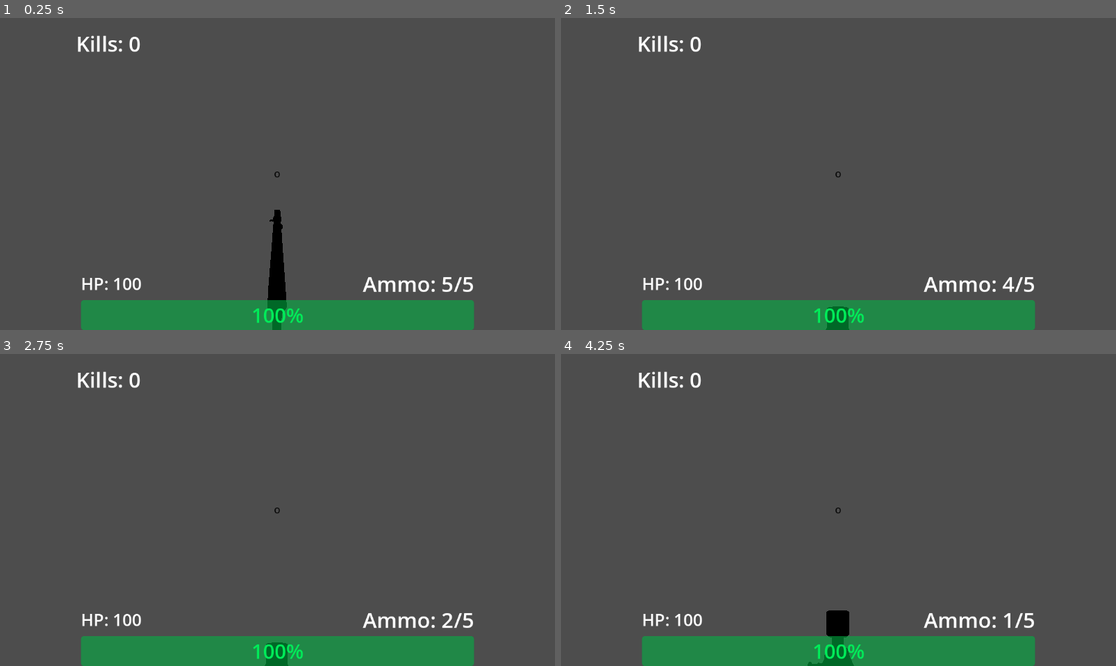
Above: before the commit, frames 1-4 (two rows, left to right).
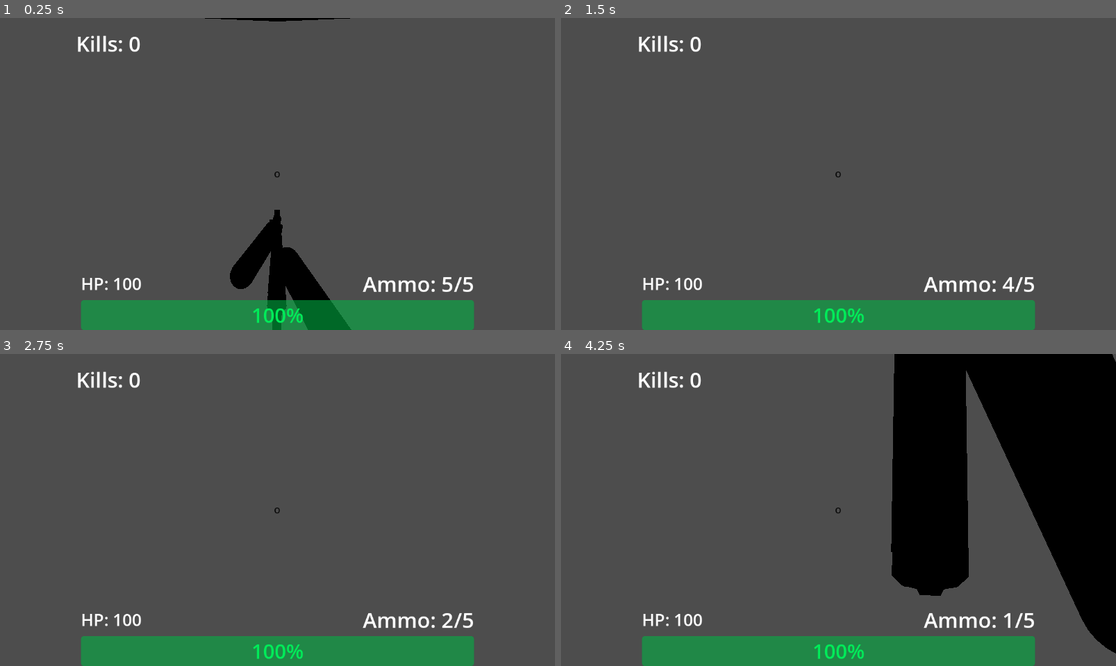
Above: after the commit, the same moments.

Repository: SaebyulH/multiplayer-game
Game: Godot game, scene res://Player.tscn
Two runs of this game, one before a commit and one after it. Both use one fixed random seed, a clock stepped at 60 frames per second and the inputs below. This scene is started directly instead of the project's main scene.
Inputs (mouse positions are in pixels of both pictures, inside the frame that each line leads up to):
- Up to frame 1 (0.25 s): no input
- Up to frame 2 (1.5 s): move the mouse to (866, 174) at 0.52 s; press the mouse at (866, 174) at 0.53 s; hold W (forward) from 0.53 s (still down); tap Space (jump) at 0.77 s; move the mouse to (810, 174) at 1.27 s; release the mouse at (810, 174) at 1.28 s; right-click (810, 174) at 1.35 s
- Up to frame 3 (2.75 s): keep holding W (forward); tap Space (jump) at 1.52 s; click (249, 510) at 1.55 s; move the mouse to (288, 503) at 2.02 s; press the mouse at (288, 503) at 2.03 s
- Up to frame 4 (4.25 s): keep holding W (forward); move the mouse to (832, 516) at 2.77 s; release the mouse at (832, 516) at 2.78 s; tap Mouse wheel down (weapon_next) at 2.85 s; tap Space (jump) at 3.02, 3.77 s; click (832, 516) at 3.05 s; tap Enter at 3.5 s; move the mouse to (877, 513) at 3.52 s; hold Mouse wheel up (weapon_prev) from 3.53 s (still down); click (877, 513) at 3.8 s

The runs differ from the first frame. In frame 1, 2.5% of the frame differs, in the area x 36-64%, y 0-100%; in frame 2, 0.2%; in frame 3, 0.2%; in frame 4, 26%, in the area x 44-100%, y 0-100%.

Commit message:
fixed some things

Diff:
--- a/Player.tscn
+++ b/Player.tscn
@@ -7,13 +7,11 @@
 [ext_resource type="PackedScene" uid="uid://dgonpuubl7xqa" path="res://sniper.tscn" id="3_tdg3f"]
 [ext_resource type="PackedScene" uid="uid://dcwoh2ee3wly2" path="res://shotgun.tscn" id="4_dtqjt"]
 [ext_resource type="AudioStream" uid="uid://cklt78jqh12d7" path="res://critical-hit-sounds-effect.mp3" id="4_tdg3f"]
-[ext_resource type="PackedScene" uid="uid://b5bdhcpoppi5y" path="res://rocket_launcher.tscn" id="5_5ncpa"]
 
 [sub_resource type="CapsuleShape3D" id="CapsuleShape3D_0rwas"]
 
 [sub_resource type="StandardMaterial3D" id="StandardMaterial3D_kpjcp"]
 albedo_color = Color(0.38735604, 0, 0.14073187, 1)
-emission_enabled = true
 emission = Color(0.7293818, 0.55274343, 0.20701948, 1)
 emission_energy_multiplier = 7.31
 
@@ -22,13 +20,21 @@
 
 [sub_resource type="StandardMaterial3D" id="StandardMaterial3D_cxr5p"]
 albedo_color = Color(1, 0.35684806, 0.5079961, 1)
-emission_enabled = true
 emission = Color(0.97597724, 0.3642801, 0.34752083, 1)
 emission_energy_multiplier = 16.0
 
 [sub_resource type="CapsuleMesh" id="CapsuleMesh_cxr5p"]
 radius = 0.25
 height = 0.5
+
+[sub_resource type="StandardMaterial3D" id="StandardMaterial3D_5ncpa"]
+albedo_color = Color(0, 0, 0, 1)
+emission = Color(0.97597724, 0.3642801, 0.34752083, 1)
+emission_energy_multiplier = 16.0
+
+[sub_resource type="StandardMaterial3D" id="StandardMaterial3D_dtqjt"]
+albedo_color = Color(0.25565878, 0.25565878, 0.25565878, 1)
+metallic = 1.0
 
 [sub_resource type="SphereShape3D" id="SphereShape3D_cxr5p"]
 radius = 0.34756088
@@ -55,10 +61,13 @@
 properties/5/path = NodePath("Head/GunSocket/Gun:visible")
 properties/5/spawn = true
 properties/5/replication_mode = 1
+properties/6/path = NodePath("Head/GunSocket/Shotgun:visible")
+properties/6/spawn = true
+properties/6/replication_mode = 1
 
 [node name="Player" type="CharacterBody3D" unique_id=1040195153 node_paths=PackedStringArray("guns")]
 script = ExtResource("1_xhfnw")
-guns = [NodePath("Head/GunSocket/Sniper"), NodePath("Head/GunSocket/Gun"), NodePath("Head/GunSocket/Shotgun"), NodePath("Head/GunSocket/RocketLauncher")]
+guns = [NodePath("Head/GunSocket/Sniper"), NodePath("Head/GunSocket/Gun"), NodePath("Head/GunSocket/Shotgun")]
 
 [node name="CollisionShape3D" type="CollisionShape3D" parent="." unique_id=2097299770]
 shape = SubResource("CapsuleShape3D_0rwas")
@@ -73,6 +82,16 @@
 material_override = SubResource("StandardMaterial3D_cxr5p")
 mesh = SubResource("CapsuleMesh_cxr5p")
 
+[node name="EyeRight" type="MeshInstance3D" parent="." unique_id=1100476758]
+transform = Transform3D(0.18413943, 0, 0, 0, 0.18413943, 0, 0, 0, 0.18413943, 0.11629483, 0.764, -0.2232976)
+material_override = SubResource("StandardMaterial3D_5ncpa")
+mesh = SubResource("CapsuleMesh_cxr5p")
+
+[node name="EyeLeft" type="MeshInstance3D" parent="." unique_id=297424843]
+transform = Transform3D(0.18413943, 0, 0, 0, 0.18413943, 0, 0, 0, 0.18413943, -0.116, 0.764, -0.223)
+material_override = SubResource("StandardMaterial3D_5ncpa")
+mesh = SubResource("CapsuleMesh_cxr5p")
+
 [node name="Head" type="Node3D" parent="." unique_id=310579590]
 transform = Transform3D(1, 0, 0, 0, 1, 0, 0, 0, 1, 0, 0.731, 0)
 
@@ -87,12 +106,19 @@
 [node name="Gun" parent="Head/GunSocket" unique_id=235050932 instance=ExtResource("2_tdg3f")]
 transform = Transform3D(1, 0, 0, 0, 1, 0, 0, 0, 1, 0.0028017762, 0, 0.0015054939)
 visible = false
+crit = 3.0
 
 [node name="Shotgun" parent="Head/GunSocket" unique_id=990368423 instance=ExtResource("4_dtqjt")]
 visible = false
 
-[node name="RocketLauncher" parent="Head/GunSocket" unique_id=1499229624 instance=ExtResource("5_5ncpa")]
-visible = false
+[node name="CSGSphere3D" type="CSGSphere3D" parent="Head" unique_id=1181435837]
+transform = Transform3D(0.5719682, 0, 0, 0, 0.45309138, -0.34907854, 0, 0.34907854, 0.45309138, 0, 0.013333321, 0.01673007)
+material = SubResource("StandardMaterial3D_dtqjt")
+
+[node name="CSGBox3D" type="CSGBox3D" parent="Head/CSGSphere3D" unique_id=950704948]
+transform = Transform3D(1, 0, 0, 0, 1, 0, 0, 0, 1, 0, -0.23950195, 0)
+operation = 2
+size = Vector3(1, 0.5209961, 1)
 
 [node name="CanvasLayer" type="CanvasLayer" parent="." unique_id=1728018687]
 
--- a/gun.tscn
+++ b/gun.tscn
@@ -102,6 +102,15 @@
 properties/1/spawn = true
 properties/1/replication_mode = 1
 
+[sub_resource type="StandardMaterial3D" id="StandardMaterial3D_kw0bs"]
+albedo_color = Color(0.38735604, 0, 0.14073187, 1)
+emission = Color(0.7293818, 0.55274343, 0.20701948, 1)
+emission_energy_multiplier = 7.31
+
+[sub_resource type="CapsuleMesh" id="CapsuleMesh_8iju2"]
+radius = 0.065
+height = 0.52
+
 [node name="Gun" type="Node3D" unique_id=345758277]
 script = ExtResource("1_xcl07")
 crit = 5.0
@@ -131,3 +140,13 @@
 
 [node name="Sketchfab_Scene" parent="Node3D" unique_id=300043714 instance=ExtResource("2_kw0bs")]
 transform = Transform3D(-4.371139e-11, 0, 0.001, 0, 0.001, 0, -0.001, 0, -4.371139e-11, -0.0001089424, -0.07519734, -0.6976277)
+
+[node name="MeshInstance3D" type="MeshInstance3D" parent="Node3D" unique_id=2120421383]
+transform = Transform3D(4.5212326, -2.1008468, 0.3806524, 0.33226603, 1.5729147, 4.7345057, -2.109041, -4.255865, 1.5619109, 0.6736475, -0.5886758, 0.37791765)
+material_override = SubResource("StandardMaterial3D_kw0bs")
+mesh = SubResource("CapsuleMesh_8iju2")
+
+[node name="MeshInstance3D2" type="MeshInstance3D" parent="Node3D" unique_id=1779344557]
+transform = Transform3D(4.448141, 2.0552557, -0.99497366, 0.33226603, 1.5729147, 4.7345057, 2.2591248, -4.278068, 1.2627313, -0.5430491, -0.5886759, 0.25666076)
+material_override = SubResource("StandardMaterial3D_kw0bs")
+mesh = SubResource("CapsuleMesh_8iju2")
--- a/player.gd
+++ b/player.gd
@@ -6,7 +6,7 @@
 # CS-like movement tuning
 const MAX_SPEED := 8.0
 const ACCEL := 40.0
-const AIR_ACCEL := 0.0
+const AIR_ACCEL := 4.0
 const FRICTION := 10.0
 const STOP_SPEED := 1.5
 var coyote_timer := 0.0
@@ -14,6 +14,19 @@
 var current_gun_index := 0
 var current_gun: Gun
 var movement_direction
+
+
+# Spread / inaccuracy
+var spread := 0.0
+var shoot_spread := 0.0
+
+const BASE_SPREAD := 0.002
+const MOVE_SPREAD := 0.2
+const AIR_SPREAD := 0.025
+const SHOOT_SPREAD_ADD := 0.5
+const SPREAD_DECAY := 4.0
+
+
 # Mouse
 const MOUSE_SENS_X: float = 0.002
 const MOUSE_SENS_Y: float = 0.002
@@ -72,6 +85,8 @@
 	# Hide own model only for the owning client
 	if is_multiplayer_authority():
 		mesh.visible = false
+		$EyeRight.visible = false
+		$EyeLeft.visible = false
 
 	if is_multiplayer_authority():
 		camera.make_current()
@@ -220,8 +235,42 @@
 	else:
 		if Input.is_action_just_pressed("shoot") and can_shoot:
 			_shoot()
-
+	_update_spread(delta)
+	_apply_gun_spread()
 	move_and_slide()
+
+
+func _update_spread(delta):
+	# movement-based spread
+	var horizontal_speed = Vector3(velocity.x, 0, velocity.z).length()
+	var move_factor = clamp(horizontal_speed / MAX_SPEED, 0.0, 1.0)
+
+	var target_spread = BASE_SPREAD + move_factor * MOVE_SPREAD
+
+	if not is_on_floor():
+		target_spread += AIR_SPREAD
+
+	# combine with shooting spread
+	spread = target_spread + shoot_spread
+
+	# decay shooting spread
+	shoot_spread = max(shoot_spread - SPREAD_DECAY * delta, 0.0)
+
+	if movement_direction == Vector3.ZERO and is_on_floor():
+		shoot_spread = max(shoot_spread - SPREAD_DECAY * delta * 2.0, 0.0)
+
+func _apply_gun_spread():
+	if not gun_socket:
+		return
+
+	# small random offsets
+	var x = randf_range(-spread, spread)
+	var y = randf_range(-spread, spread)
+
+	# apply rotation (pitch + yaw)
+	gun_socket.rotation.x = lerp(gun_socket.rotation.x, x, 0.2)
+	gun_socket.rotation.y = lerp(gun_socket.rotation.y, y, 0.2)
+
 func _apply_friction(delta):
 	var speed = velocity.length()
 	if speed < 0.01:
@@ -274,6 +323,7 @@
 func _shoot():
 	if current_gun:
 		current_gun.shoot(self)
+		shoot_spread += SHOOT_SPREAD_ADD
 
 
 @rpc("any_peer", "call_local", "reliable")
--- a/shotgun.tscn
+++ b/shotgun.tscn
@@ -3,6 +3,15 @@
 [ext_resource type="Script" uid="uid://l6xlch4jtdhe" path="res://gun.gd" id="1_5bb75"]
 [ext_resource type="PackedScene" uid="uid://baesjaenr14ov" path="res://Double Deuce.fbx" id="2_5bb75"]
 [ext_resource type="PackedScene" uid="uid://bbc31s7tdy1pq" path="res://muzzle_flash.tscn" id="3_7oeqp"]
+
+[sub_resource type="StandardMaterial3D" id="StandardMaterial3D_7oeqp"]
+albedo_color = Color(0.38735604, 0, 0.14073187, 1)
+emission = Color(0.7293818, 0.55274343, 0.20701948, 1)
+emission_energy_multiplier = 7.31
+
+[sub_resource type="CapsuleMesh" id="CapsuleMesh_a8mn3"]
+radius = 0.065
+height = 0.52
 
 [sub_resource type="Animation" id="Animation_a8mn3"]
 length = 0.001
@@ -118,7 +127,7 @@
 collide_with_areas = true
 
 [node name="AttackRaycast2" type="RayCast3D" parent="Raycasts" unique_id=827576581]
-transform = Transform3D(0.9999999, 0, 0, 0, 0.9986075, -0.052754268, 0, 0.052754268, 0.9986075, 0, 0, 0)
+transform = Transform3D(0.9999999, 0, 0, 0, 0.99262464, -0.12122837, 0, 0.12122837, 0.99262464, 0, 0, 0)
 target_position = Vector3(0, 0, -1000)
 collision_mask = 2
 collide_with_areas = true
@@ -130,37 +139,37 @@
 collide_with_areas = true
 
 [node name="AttackRaycast4" type="RayCast3D" parent="Raycasts" unique_id=1808144348]
-transform = Transform3D(0.9991198, 0, -0.041945405, 0, 1, 0, 0.0419454, 0, 0.9991199, 0, 0, 0)
+transform = Transform3D(0.99656683, 0, -0.08279082, 0, 1, 0, 0.08279081, 0, 0.9965669, 0, 0, 0)
 target_position = Vector3(0, 0, -1000)
 collision_mask = 2
 collide_with_areas = true
 
 [node name="AttackRaycast5" type="RayCast3D" parent="Raycasts" unique_id=715740329]
-transform = Transform3D(0.99911976, -0.0022127992, -0.041886996, 0, 0.9986075, -0.052754268, 0.0419454, 0.052707836, 0.99772865, 0, 0, 0)
+transform = Transform3D(0.9965668, -0.004367569, -0.08267553, 7.63669e-11, 0.99860764, -0.05275428, 0.082790814, 0.052573167, 0.99517936, 0, 0, 0)
 target_position = Vector3(0, 0, -1000)
 collision_mask = 2
 collide_with_areas = true
 
 [node name="AttackRaycast6" type="RayCast3D" parent="Raycasts" unique_id=848720151]
-transform = Transform3D(0.99911976, 0.0019751675, -0.041898873, 0, 0.99889064, 0.047089007, 0.0419454, -0.047047563, 0.99801147, 0, 0, 0)
+transform = Transform3D(0.9965668, 0.0038985368, -0.08269896, -1.562588e-10, 0.99889064, 0.047089003, 0.08279081, -0.046927344, 0.99546134, 0, 0, 0)
 target_position = Vector3(0, 0, -1000)
 collision_mask = 2
 collide_with_areas = true
 
 [node name="AttackRaycast7" type="RayCast3D" parent="Raycasts" unique_id=855301121]
-transform = Transform3D(0.9992054, 0, 0.039852757, 0, 1, 0, -0.03985276, 0, 0.99920547, 0, 0, 0)
+transform = Transform3D(0.99743694, 0, 0.071549654, 0, 1, 0, -0.07154966, 0, 0.997437, 0, 0, 0)
 target_position = Vector3(0, 0, -1000)
 collision_mask = 2
 collide_with_areas = true
 
 [node name="AttackRaycast8" type="RayCast3D" parent="Raycasts" unique_id=10578314]
-transform = Transform3D(0.99920535, 0.0021024032, 0.03979727, 7.63669e-11, 0.99860764, -0.05275428, -0.039852757, 0.052712366, 0.99781424, 0, 0, 0)
+transform = Transform3D(0.997437, 0.0037745517, 0.071450055, -1.5627871e-10, 0.99860775, -0.052754287, -0.07154966, 0.052619077, 0.9960483, 0, 0, 0)
 target_position = Vector3(0, 0, -1000)
 collision_mask = 2
 collide_with_areas = true
 
 [node name="AttackRaycast9" type="RayCast3D" parent="Raycasts" unique_id=1841246161]
-transform = Transform3D(0.99920535, -0.0018766269, 0.03980855, -1.562588e-10, 0.99889064, 0.047089003, -0.039852753, -0.047051594, 0.99809706, 0, 0, 0)
+transform = Transform3D(0.9974369, -0.0033692026, 0.07147029, -0.0038157012, 0.99496454, 0.10015572, -0.07144785, -0.10017174, 0.99240166, 0, 0, 0)
 target_position = Vector3(0, 0, -1000)
 collision_mask = 2
 collide_with_areas = true
@@ -168,8 +177,18 @@
 [node name="Double Deuce" parent="." unique_id=1063465238 instance=ExtResource("2_5bb75")]
 transform = Transform3D(-8.742278e-09, 0, 0.19999997, 0, 0.2, 0, -0.2, 0, -8.742276e-09, 0, -0.50819075, -0.67130685)
 
-[node name="Light" parent="Double Deuce" index="0" unique_id=1887889902]
+[node name="Light" parent="Double Deuce" index="0" unique_id=496079405]
 light_energy = 0.0
+
+[node name="MeshInstance3D" type="MeshInstance3D" parent="Double Deuce" unique_id=1694135652]
+transform = Transform3D(2.1090407, 4.2558646, -1.5619106, 0.33226597, 1.5729146, 4.734505, 4.521233, -2.1008468, 0.38065237, -1.8063478, -0.30339694, 0.6691578)
+material_override = SubResource("StandardMaterial3D_7oeqp")
+mesh = SubResource("CapsuleMesh_a8mn3")
+
+[node name="MeshInstance3D2" type="MeshInstance3D" parent="Double Deuce" unique_id=2074180620]
+transform = Transform3D(-2.2591248, 4.278068, -1.2627311, 0.33226597, 1.5729146, 4.734505, 4.448141, 2.0552561, -0.9949738, -0.8365829, -0.27645922, -0.54304916)
+material_override = SubResource("StandardMaterial3D_7oeqp")
+mesh = SubResource("CapsuleMesh_a8mn3")
 
 [node name="Muzzle" type="Node3D" parent="." unique_id=1157123791]
 transform = Transform3D(1, 0, 0, 0, 1, 0, 0, 0, 1, 0, -0.4188637, -1.2596198)
--- a/sniper.tscn
+++ b/sniper.tscn
@@ -3,6 +3,15 @@
 [ext_resource type="Script" uid="uid://l6xlch4jtdhe" path="res://gun.gd" id="1_6jcko"]
 [ext_resource type="PackedScene" uid="uid://yg2u62is0a7y" path="res://Leader _50.fbx" id="2_okkp5"]
 [ext_resource type="PackedScene" uid="uid://bbc31s7tdy1pq" path="res://muzzle_flash.tscn" id="3_okkp5"]
+
+[sub_resource type="StandardMaterial3D" id="StandardMaterial3D_okkp5"]
+albedo_color = Color(0.38735604, 0, 0.14073187, 1)
+emission = Color(0.7293818, 0.55274343, 0.20701948, 1)
+emission_energy_multiplier = 7.31
+
+[sub_resource type="CapsuleMesh" id="CapsuleMesh_pyhkq"]
+radius = 0.065
+height = 0.52
 
 [sub_resource type="Animation" id="Animation_okkp5"]
 length = 0.001
@@ -40,10 +49,10 @@
 tracks/0/interp = 1
 tracks/0/loop_wrap = true
 tracks/0/keys = {
-"times": PackedFloat32Array(0, 0.13256374, 0.57909423, 1),
-"transitions": PackedFloat32Array(1, 1, 1, 1),
+"times": PackedFloat32Array(0, 0.13256374, 0.13488942, 0.58607125, 1),
+"transitions": PackedFloat32Array(1, 1, 1, 1, 1),
 "update": 0,
-"values": [Vector3(-0.0016207248, -0.4340573, -1.0641127), Vector3(-0.0016207248, -0.3553923, -1.0641127), Vector3(-0.0016207248, -0.3553923, -1.0641127), Vector3(-0.0016207248, -0.4340573, -1.0641127)]
+"values": [Vector3(-0.0016207248, -0.48103195, -0.8008362), Vector3(-0.0016207248, -0.3553923, -1.0641127), Vector3(-0.0016207248, -0.3990896, -0.7243659), Vector3(-0.0016207248, -0.44182506, -0.76424754), Vector3(-0.0016207248, -0.48103195, -0.8008362)]
 }
 tracks/1/type = "value"
 tracks/1/imported = false
@@ -67,10 +76,10 @@
 tracks/0/interp = 1
 tracks/0/loop_wrap = true
 tracks/0/keys = {
-"times": PackedFloat32Array(0, 0.03578133, 0.046515733, 0.59933734),
+"times": PackedFloat32Array(0, 0.0038716136, 0.02605063, 0.6),
 "transitions": PackedFloat32Array(1, 1, 1, 1),
 "update": 0,
-"values": [Vector3(-0.0016207248, -0.4340573, -1.0641127), Vector3(-0.0016207248, -0.4340573, -0.86747473), Vector3(-0.0016207248, -0.31716692, -0.7925651), Vector3(-0.0016207248, -0.4340573, -1.0641127)]
+"values": [Vector3(-0.0016207248, -0.4340573, -0.75276923), Vector3(-0.0016207248, -0.43381843, -0.71438104), Vector3(-0.0016207248, -0.3827261, -0.53583884), Vector3(-0.0016207248, -0.4340573, -0.75276923)]
 }
 tracks/1/type = "value"
 tracks/1/imported = false
@@ -79,7 +88,7 @@
 tracks/1/interp = 1
 tracks/1/loop_wrap = true
 tracks/1/keys = {
-"times": PackedFloat32Array(0, 0.03578133, 0.046515733, 0.59933734),
+"times": PackedFloat32Array(0, 0.0041347817, 0.035111573, 0.59933734),
 "transitions": PackedFloat32Array(1, 1, 1, 1),
 "update": 0,
 "values": [Vector3(0, 1.5707964, 0), Vector3(-3.532982e-09, 1.5707964, 0.08091347), Vector3(-1.6023728e-08, 1.5707964, 0.37435034), Vector3(0, 1.5707964, 0)]
@@ -114,10 +123,20 @@
 collide_with_areas = true
 
 [node name="Leader _50" parent="." unique_id=1598665167 instance=ExtResource("2_okkp5")]
-transform = Transform3D(-1.070929e-08, 0, 0.245, 0, 0.245, 0, -0.245, 0, -1.070929e-08, -0.0016207248, -0.4340573, -1.0641127)
+transform = Transform3D(-1.0709291e-08, 0, 0.24500002, 0, 0.245, 0, -0.24500003, 0, -1.0709291e-08, -0.0016207248, -0.4340573, -1.0641127)
 
 [node name="Light" parent="Leader _50" index="0" unique_id=104521066]
 light_energy = 0.0
+
+[node name="MeshInstance3D" type="MeshInstance3D" parent="Leader _50" unique_id=1712129990]
+transform = Transform3D(1.7216659, 3.474175, -1.2750291, 0.27123755, 1.284012, 3.8649025, 3.6908023, -1.7149768, 0.3107366, -1.6294672, -0.36274326, 0.5565314)
+material_override = SubResource("StandardMaterial3D_okkp5")
+mesh = SubResource("CapsuleMesh_pyhkq")
+
+[node name="MeshInstance3D2" type="MeshInstance3D" parent="Leader _50" unique_id=365738438]
+transform = Transform3D(-1.8441833, 3.4923003, -1.0308009, 0.27123755, 1.284012, 3.8649023, 3.6311355, 1.6777598, -0.81222343, -0.21193409, -0.19390297, -0.4366902)
+material_override = SubResource("StandardMaterial3D_okkp5")
+mesh = SubResource("CapsuleMesh_pyhkq")
 
 [node name="Muzzle" type="Node3D" parent="." unique_id=1577237426]
 transform = Transform3D(1, 0, 0, 0, 1, 0, 0, 0, 1, 0, -0.39422518, -1.6762348)
